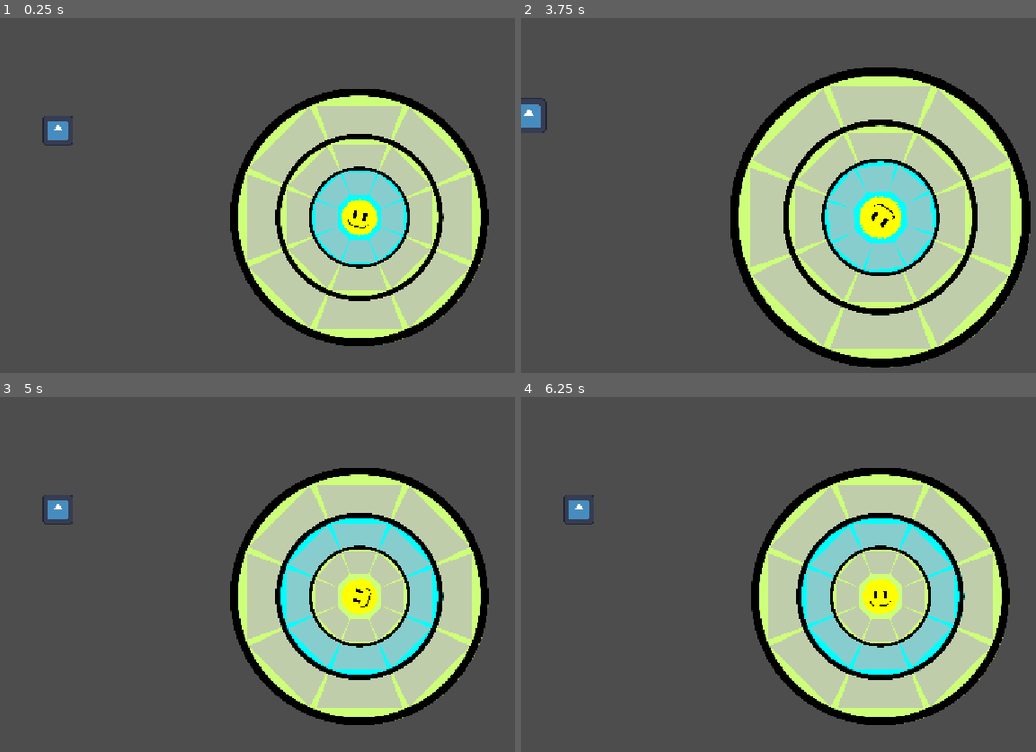
Above: before the commit, frames 1-4 (two rows, left to right).
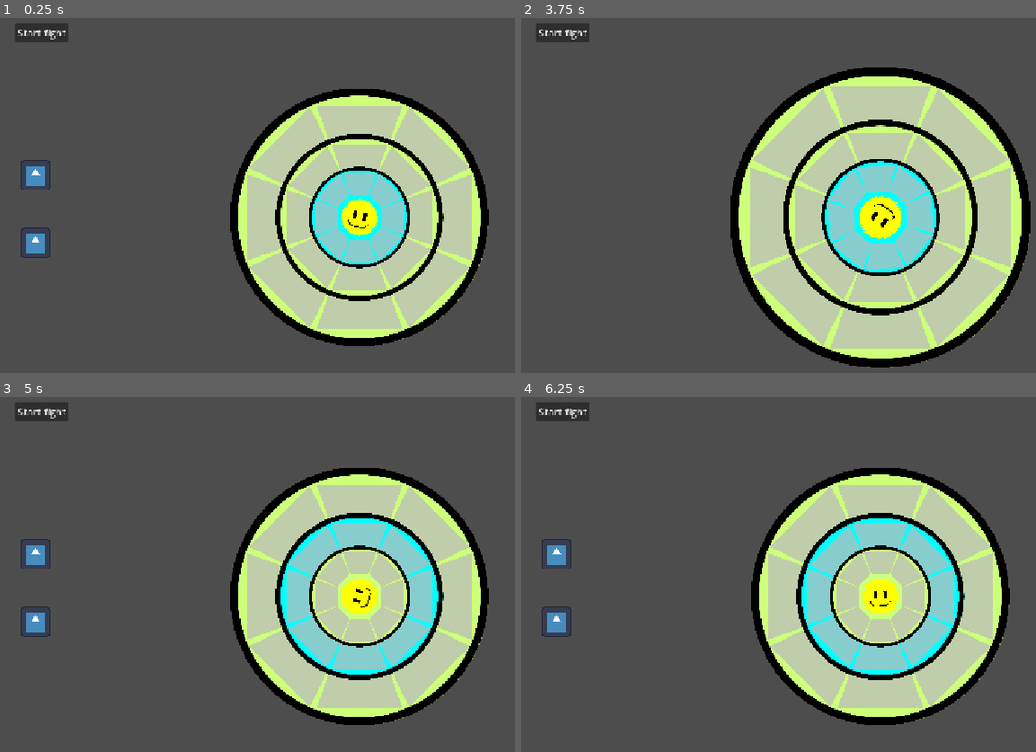
Above: after the commit, the same moments.

Repository: Xrainer101/around-the-bend
Game: Godot game, scene res://scenes/arena.tscn
Same seed, same stepped clock (60 frames per second), same inputs: the game is played once before the commit and once after it. The engine's default icon, where the game draws it, is replaced by a stand-in: a white triangle on a blue panel in a dark square.
Inputs (mouse positions are in pixels of both pictures, inside the frame that each line leads up to):
- Up to frame 1 (0.25 s): no input
- Up to frame 2 (3.75 s): click (562, 32) at 0.5 s, where only the run after the commit has a clickable "Start fight"; click (562, 32) at 1.25 s, where only the run after the commit has a clickable "Start fight"; tap Enter at 2 s; move the mouse to (881, 120) at 2.02 s; press the mouse at (881, 120) at 2.03 s; hold D (rotate_right) 2.03-2.78 s; move the mouse to (948, 149) at 2.77 s; release the mouse at (948, 149) at 2.78 s; hold S (ring_down) 2.78-3.53 s; click (948, 149) at 2.85 s; tap Space at 3.5 s; move the mouse to (979, 216) at 3.52 s; hold D (rotate_right) from 3.53 s (still down); hold Mouse wheel up (zoom_in) from 3.53 s (still down)
- Up to frame 3 (5 s): click (458, 595) at 3.8 s; tap Enter at 4.25 s; move the mouse to (442, 677) at 4.27 s; release D (rotate_right) at 4.28 s; release Mouse wheel up (zoom_in) at 4.28 s; hold W (ring_up) from 4.28 s (still down); tap Mouse wheel down (zoom_out) at 4.35 s; click (442, 677) at 4.55 s
- Up to frame 4 (6.25 s): tap Space at 5 s; move the mouse to (881, 695) at 5.02 s; release W (ring_up) at 5.03 s; press the mouse at (881, 695) at 5.03 s; hold A (rotate_left) from 5.03 s (still down); move the mouse to (809, 666) at 5.77 s; release the mouse at (809, 666) at 5.78 s; click (809, 666) at 5.85 s

The runs differ from the first frame. In frame 1, 1.3% of the frame differs, in the area x 2-15%, y 1-68%; in frame 2, 0.8%; in frame 3, 1.3%; in frame 4, 1.3%.

Commit message:
Development Day 2
- Added attack, health, and hitbox components (moving over their functionalities from the turret script)
- Somewhat implemented projectile spawning in attack component
- Implemented damage methods in health and hitbox components
- Fixed a bug where two turrets could occupy the same slots

Diff:
--- a/project.godot
+++ b/project.godot
@@ -79,7 +79,8 @@
 
 [layer_names]
 
-2d_physics/layer_1="Card"
+2d_physics/layer_1="Turrets"
+2d_physics/layer_2="Enemies"
 
 [physics]
 
--- /dev/null
+++ b/resources/default_turret.tres
@@ -0,0 +1,9 @@
+[gd_resource type="Resource" script_class="TurretStats" format=3 uid="uid://bi3nrh85nrq8j"]
+
+[ext_resource type="Script" uid="uid://c3dxce8g36gg2" path="res://scripts/turrets/turret_stats.gd" id="1_2mcni"]
+
+[resource]
+script = ExtResource("1_2mcni")
+name = "Default"
+health = 5
+fire_rate = -1.0
--- a/resources/walnut.tres
+++ b/resources/walnut.tres
@@ -1,9 +1,9 @@
 [gd_resource type="Resource" script_class="TurretStats" format=3 uid="uid://bg8f7sqnbhx7p"]
 
-[ext_resource type="Script" uid="uid://c3dxce8g36gg2" path="res://scripts/turret_stats.gd" id="1_x1uia"]
+[ext_resource type="Script" uid="uid://c3dxce8g36gg2" path="res://scripts/turrets/turret_stats.gd" id="1_x1uia"]
 
 [resource]
 script = ExtResource("1_x1uia")
-name = "Default"
+name = "Walnut"
 health = 15
 fire_rate = -1.0
--- a/scenes/arena.tscn
+++ b/scenes/arena.tscn
@@ -4,7 +4,9 @@
 [ext_resource type="Script" uid="uid://cs876whl6xkgi" path="res://scripts/spinner_collection.gd" id="1_wl4x5"]
 [ext_resource type="Script" uid="uid://dp36ogg0p62p7" path="res://scripts/camera.gd" id="1_xdvfk"]
 [ext_resource type="PackedScene" uid="uid://cr1qdstlmkdcl" path="res://scenes/happy_face.tscn" id="3_olpmc"]
-[ext_resource type="PackedScene" uid="uid://lxqiwbsdbbup" path="res://scenes/walnut.tscn" id="5_7ft05"]
+[ext_resource type="PackedScene" uid="uid://lxqiwbsdbbup" path="res://scenes/turrets/base_turret.tscn" id="5_7ft05"]
+[ext_resource type="Script" uid="uid://b7dx8uqr00dm6" path="res://scripts/start_fight_button.gd" id="6_4ag8t"]
+[ext_resource type="PackedScene" uid="uid://b1m5bm6plm3bh" path="res://scenes/turrets/base_shooting_turret.tscn" id="6_dpxgc"]
 
 [node name="Arena" type="Node2D" unique_id=837838389]
 
@@ -25,5 +27,23 @@
 
 [node name="HappyFace" parent="." unique_id=1632146014 instance=ExtResource("3_olpmc")]
 
-[node name="Turret" parent="." unique_id=1557782138 instance=ExtResource("5_7ft05")]
-position = Vector2(-322, -93)
+[node name="Turrets" type="Node" parent="." unique_id=2129331831]
+
+[node name="BaseTurret" parent="Turrets" unique_id=1557782138 instance=ExtResource("5_7ft05")]
+position = Vector2(-346, -45)
+
+[node name="BaseShootingTurret" parent="Turrets" unique_id=141753425 instance=ExtResource("6_dpxgc")]
+position = Vector2(-346, 27)
+
+[node name="CanvasLayer" type="CanvasLayer" parent="." unique_id=1539524580]
+
+[node name="StartFightButton" type="Button" parent="CanvasLayer" unique_id=2012852101]
+offset_left = 24.0
+offset_top = 12.0
+offset_right = 110.0
+offset_bottom = 43.0
+text = "Start fight
+"
+script = ExtResource("6_4ag8t")
+
+[connection signal="button_down" from="CanvasLayer/StartFightButton" to="CanvasLayer/StartFightButton" method="_on_button_down"]
--- /dev/null
+++ b/scenes/components/attack_component.tscn
@@ -0,0 +1,6 @@
+[gd_scene format=3 uid="uid://7you2br3h6sl"]
+
+[ext_resource type="Script" uid="uid://sbcqyy6tdckg" path="res://scripts/components/attack_component.gd" id="1_svtj4"]
+
+[node name="AttackComponent" type="Node2D" unique_id=740832603]
+script = ExtResource("1_svtj4")
--- /dev/null
+++ b/scenes/components/health_component.tscn
@@ -0,0 +1,6 @@
+[gd_scene format=3 uid="uid://bonfeboeyasmh"]
+
+[ext_resource type="Script" uid="uid://ld5heqytp3mr" path="res://scripts/components/health_component.gd" id="1_a1tyf"]
+
+[node name="HealthComponent" type="Node2D" unique_id=1781517748]
+script = ExtResource("1_a1tyf")
--- /dev/null
+++ b/scenes/components/hit_box_component.tscn
@@ -0,0 +1,6 @@
+[gd_scene format=3 uid="uid://b4i32yobvv2tf"]
+
+[ext_resource type="Script" uid="uid://dxn52wukwrjc" path="res://scripts/components/hit_box_component.gd" id="1_ofe5w"]
+
+[node name="HitBoxComponent" type="Area2D" unique_id=1149855668]
+script = ExtResource("1_ofe5w")
--- /dev/null
+++ b/scenes/projectiles/base_projectile.tscn
@@ -0,0 +1,26 @@
+[gd_scene format=3 uid="uid://drnqc6mrcoxsl"]
+
+[ext_resource type="Script" uid="uid://fou21wsytb2r" path="res://scripts/projectiles/projectile.gd" id="1_kg56o"]
+[ext_resource type="Texture2D" uid="uid://cj2elhhss0ti1" path="res://icon.svg" id="2_msk2k"]
+
+[sub_resource type="RectangleShape2D" id="RectangleShape2D_ab64n"]
+size = Vector2(128, 128)
+
+[node name="BaseProjectile" type="Area2D" unique_id=1527939328]
+z_index = 5
+script = ExtResource("1_kg56o")
+
+[node name="LifeTimer" type="Timer" parent="." unique_id=658389198]
+wait_time = 2.0
+one_shot = true
+
+[node name="HitSound" type="AudioStreamPlayer2D" parent="." unique_id=1759267394]
+
+[node name="Sprite2D" type="Sprite2D" parent="." unique_id=1852683171]
+texture = ExtResource("2_msk2k")
+
+[node name="CollisionShape2D" type="CollisionShape2D" parent="." unique_id=997901146]
+shape = SubResource("RectangleShape2D_ab64n")
+debug_color = Color(0.9999997, 0.011760003, 0.052573964, 0.41960785)
+
+[connection signal="timeout" from="LifeTimer" to="." method="_on_timer_timeout"]
--- /dev/null
+++ b/scenes/projectiles/lemon.tscn
@@ -0,0 +1,5 @@
+[gd_scene format=3 uid="uid://ptsevwv81iob"]
+
+[ext_resource type="PackedScene" uid="uid://drnqc6mrcoxsl" path="res://scenes/projectiles/base_projectile.tscn" id="1_h8q4h"]
+
+[node name="Lemon" unique_id=245474033 instance=ExtResource("1_h8q4h")]
--- a/scenes/slot.tscn
+++ b/scenes/slot.tscn
@@ -1,6 +1,6 @@
 [gd_scene format=3 uid="uid://f7l4s1cbirl6"]
 
-[ext_resource type="Script" uid="uid://4k8lveat1q7d" path="res://scripts/turret_slot.gd" id="1_4v6ba"]
+[ext_resource type="Script" uid="uid://4k8lveat1q7d" path="res://scripts/turrets/turret_slot.gd" id="1_4v6ba"]
 
 [sub_resource type="RectangleShape2D" id="RectangleShape2D_0th0j"]
 size = Vector2(26, 12)
--- /dev/null
+++ b/scenes/turrets/base_shooting_turret.tscn
@@ -0,0 +1,16 @@
+[gd_scene format=3 uid="uid://b1m5bm6plm3bh"]
+
+[ext_resource type="PackedScene" uid="uid://lxqiwbsdbbup" path="res://scenes/turrets/base_turret.tscn" id="1_6wlap"]
+[ext_resource type="PackedScene" uid="uid://7you2br3h6sl" path="res://scenes/components/attack_component.tscn" id="2_00weg"]
+[ext_resource type="PackedScene" uid="uid://drnqc6mrcoxsl" path="res://scenes/projectiles/base_projectile.tscn" id="3_30thi"]
+[ext_resource type="AudioStream" uid="uid://c5xk5gq4mlo3e" path="res://assets/SFX/eaglaxle-gun-shot-1-530788.mp3" id="4_3xa24"]
+
+[node name="BaseShootingTurret" unique_id=1557782138 instance=ExtResource("1_6wlap")]
+
+[node name="AttackComponent" parent="." index="4" unique_id=740832603 node_paths=PackedStringArray("attack_sound") instance=ExtResource("2_00weg")]
+position = Vector2(0, -16)
+projectile = ExtResource("3_30thi")
+attack_sound = NodePath("AttackSound")
+
+[node name="AttackSound" type="AudioStreamPlayer2D" parent="AttackComponent" index="0" unique_id=1829721843]
+stream = ExtResource("4_3xa24")
--- /dev/null
+++ b/scenes/turrets/base_turret.tscn
@@ -0,0 +1,40 @@
+[gd_scene format=3 uid="uid://lxqiwbsdbbup"]
+
+[ext_resource type="Script" uid="uid://bjkpu7oc0u7uw" path="res://scripts/turrets/turret.gd" id="1_qycv3"]
+[ext_resource type="Resource" uid="uid://bi3nrh85nrq8j" path="res://resources/default_turret.tres" id="2_yhsrh"]
+[ext_resource type="PackedScene" uid="uid://bonfeboeyasmh" path="res://scenes/components/health_component.tscn" id="3_p6egl"]
+[ext_resource type="PackedScene" uid="uid://b4i32yobvv2tf" path="res://scenes/components/hit_box_component.tscn" id="4_jm4rk"]
+[ext_resource type="Texture2D" uid="uid://cj2elhhss0ti1" path="res://icon.svg" id="5_goawf"]
+
+[sub_resource type="CircleShape2D" id="CircleShape2D_ab64n"]
+radius = 15.033297
+
+[sub_resource type="CircleShape2D" id="CircleShape2D_0th0j"]
+radius = 12.0
+
+[node name="BaseTurret" type="Node2D" unique_id=1557782138 node_paths=PackedStringArray("health_component") groups=["Turrets"]]
+z_index = 5
+script = ExtResource("1_qycv3")
+stats = ExtResource("2_yhsrh")
+health_component = NodePath("HealthComponent")
+
+[node name="Sprite2D" type="Sprite2D" parent="." unique_id=1015639596]
+scale = Vector2(0.25, 0.25)
+texture = ExtResource("5_goawf")
+
+[node name="Area2D" type="Area2D" parent="." unique_id=1008692785 groups=["Turrets"]]
+
+[node name="CollisionShape2D" type="CollisionShape2D" parent="Area2D" unique_id=1023658285]
+shape = SubResource("CircleShape2D_ab64n")
+
+[node name="HealthComponent" parent="." unique_id=1781517748 instance=ExtResource("3_p6egl")]
+
+[node name="HitBoxComponent" parent="." unique_id=1149855668 node_paths=PackedStringArray("health_component") instance=ExtResource("4_jm4rk")]
+health_component = NodePath("../HealthComponent")
+
+[node name="CollisionShape2D" type="CollisionShape2D" parent="HitBoxComponent" unique_id=26869628]
+shape = SubResource("CircleShape2D_0th0j")
+debug_color = Color(0.64129055, 0.5246466, 3.85046e-07, 0.41960785)
+
+[connection signal="mouse_entered" from="Area2D" to="." method="_on_area_2d_mouse_entered"]
+[connection signal="mouse_exited" from="Area2D" to="." method="_on_area_2d_mouse_exited"]
--- /dev/null
+++ b/scenes/turrets/walnut.tscn
@@ -0,0 +1,7 @@
+[gd_scene format=3 uid="uid://bbm68ir2pnmbu"]
+
+[ext_resource type="PackedScene" uid="uid://lxqiwbsdbbup" path="res://scenes/turrets/base_turret.tscn" id="1_2lqy2"]
+[ext_resource type="Resource" uid="uid://bg8f7sqnbhx7p" path="res://resources/walnut.tres" id="2_552b8"]
+
+[node name="Walnut" unique_id=1557782138 instance=ExtResource("1_2lqy2")]
+stats = ExtResource("2_552b8")
--- a/scenes/walnut.tscn
+++ /dev/null
@@ -1,27 +0,0 @@
-[gd_scene format=3 uid="uid://lxqiwbsdbbup"]
-
-[ext_resource type="Script" uid="uid://bjkpu7oc0u7uw" path="res://scripts/turret.gd" id="1_x3mc5"]
-[ext_resource type="Resource" uid="uid://bg8f7sqnbhx7p" path="res://resources/walnut.tres" id="2_485p4"]
-[ext_resource type="Texture2D" uid="uid://cj2elhhss0ti1" path="res://icon.svg" id="2_el7wl"]
-
-[sub_resource type="CircleShape2D" id="CircleShape2D_ab64n"]
-radius = 15.033297
-
-[node name="walnut" type="Node2D" unique_id=1557782138 groups=["Turrets"]]
-z_index = 5
-script = ExtResource("1_x3mc5")
-stats = ExtResource("2_485p4")
-
-[node name="ShootSound" type="AudioStreamPlayer2D" parent="." unique_id=1203767323]
-
-[node name="Sprite2D" type="Sprite2D" parent="." unique_id=1707229720]
-scale = Vector2(0.25, 0.25)
-texture = ExtResource("2_el7wl")
-
-[node name="Area2D" type="Area2D" parent="." unique_id=1008692785 groups=["Turrets"]]
-
-[node name="CollisionShape2D" type="CollisionShape2D" parent="Area2D" unique_id=1023658285]
-shape = SubResource("CircleShape2D_ab64n")
-
-[connection signal="mouse_entered" from="Area2D" to="." method="_on_area_2d_mouse_entered"]
-[connection signal="mouse_exited" from="Area2D" to="." method="_on_area_2d_mouse_exited"]
--- a/scripts/camera.gd
+++ b/scripts/camera.gd
@@ -13,12 +13,15 @@
 func _process(delta: float) -> void:
 	pass
 
+
 func _unhandled_input(event: InputEvent) -> void:
+	# Zoom in with scrolling
 	if event.is_action_pressed("zoom_in"):
 		zoom = Vector2(
 			clamp(zoom.x + zoom_speed, min_zoom, max_zoom),
 			clamp(zoom.y + zoom_speed, min_zoom, max_zoom)
 		)
+	# Zoom out with scrolling
 	elif event.is_action_pressed("zoom_out"):
 		zoom = Vector2(
 			clamp(zoom.x - zoom_speed, min_zoom, max_zoom),
--- /dev/null
+++ b/scripts/components/attack_component.gd
@@ -0,0 +1,73 @@
+class_name AttackComponent extends Node2D
+
+## What the attack is
+@export var projectile : PackedScene
+## How often the attack happens in seconds
+@export var fire_rate : float = 1
+## How many projectiles to shoot in one shot
+@export var multi_shot : int = 1
+## Spread of multishot projectiles
+@export var proj_spread_angle : float = 5
+## How many projectiles to burst fire (Example: Repeater burst fires 2 peas)
+@export var burst_fire_rate : int = 1
+## Sound that plays on every attack
+@export var attack_sound : AudioStreamPlayer2D
+## Size of projectile pool
+@export var pool_size : int = 10
+var fire_timer : float = 0
+
+
+var bullet_pool : Array[Projectile] = []
+
+# Called when the node enters the scene tree for the first time.
+func _ready() -> void:
+	for i in pool_size:
+		var p : Projectile = projectile.instantiate()
+		bullet_pool.append(p)
+		p.reset_projectile()
+
+# Called every frame. 'delta' is the elapsed time since the previous frame.
+func _process(delta: float) -> void:
+	if GameManager.game_state == GameManager.GameState.FIGHT:
+		if(fire_timer >= fire_rate):
+			# print("Timer ran out")
+			fire_timer = 0
+			fire()
+		fire_timer += delta
+
+func fire():
+	# print("Fire!")
+	if attack_sound:
+		attack_sound.play()
+	spawn_bullet()
+	for i in burst_fire_rate:
+		pass
+	pass
+
+func spawn_bullet():
+	var proj : Projectile = pull_from_pool()
+	proj.global_position = global_position
+	print(proj.global_position)
+	print(global_position)
+
+func add_to_pool(proj : Projectile):
+	# print("Adding")
+	bullet_pool.append(projectile)
+	proj.set_process(false)
+	proj.set_physics_process(false)
+	proj.hide()
+
+func pull_from_pool() -> Projectile:
+	var proj : Projectile
+	if bullet_pool.is_empty():
+		print("Instantiating")
+		proj = projectile.instantiate()
+		proj.attack_component = self
+	else:
+		print("Pulling")
+		proj = bullet_pool[0]
+		bullet_pool.remove_at(0)
+	proj.set_process(true)
+	proj.set_physics_process(true)
+	proj.show()
+	return proj
--- /dev/null
+++ b/scripts/components/health_component.gd
@@ -0,0 +1,28 @@
+class_name HealthComponent extends Node2D
+
+@export var max_health : int
+@export var deathsplosion : PackedScene
+@export var damage_sound : AudioStreamPlayer2D
+
+var health : int
+
+# Called when the node enters the scene tree for the first time.
+func _ready() -> void:
+	health = max_health
+	pass # Replace with function body.
+
+
+# Called every frame. 'delta' is the elapsed time since the previous frame.
+func _process(delta: float) -> void:
+	pass
+
+func damage(projectile : Projectile):
+	health -= projectile.damage
+
+	if damage_sound:
+		damage_sound.play()
+
+	if health <= 0:
+		if deathsplosion:
+			deathsplosion.instantiate()
+		get_parent().queue_free()
--- /dev/null
+++ b/scripts/components/hit_box_component.gd
@@ -0,0 +1,16 @@
+class_name HitBoxComponent extends Area2D
+
+@export var health_component : HealthComponent
+
+# Called when the node enters the scene tree for the first time.
+func _ready() -> void:
+	pass # Replace with function body.
+
+
+# Called every frame. 'delta' is the elapsed time since the previous frame.
+func _process(delta: float) -> void:
+	pass
+
+func damage(projectile : Projectile):
+	if health_component:
+		health_component.damage(projectile)
--- /dev/null
+++ b/scripts/projectiles/projectile.gd
@@ -0,0 +1,31 @@
+class_name Projectile extends Area2D
+
+@export var damage : int = 5
+@export var speed : float = 25
+@export var pierce : int = 0
+@export var life_time : float = 2
+@export var explosion : PackedScene
+
+@onready var timer: Timer = $LifeTimer
+@onready var hit_sound: AudioStreamPlayer2D = $HitSound
+
+var attack_component : AttackComponent
+var time_active : float = 0
+
+# Called when the node enters the scene tree for the first time.
+func _ready() -> void:
+	timer.wait_time = life_time
+	pass # Replace with function body.
+
+
+# Called every frame. 'delta' is the elapsed time since the previous frame.
+func _process(delta: float) -> void:
+	move_local_y(-1 * speed * delta)
+	pass
+
+func reset_projectile():
+	visible = false
+	set_process(false)
+
+func _on_timer_timeout() -> void:
+	attack_component.add_to_pool(self)
--- /dev/null
+++ b/scripts/start_fight_button.gd
@@ -0,0 +1,15 @@
+extends Button
+
+
+# Called when the node enters the scene tree for the first time.
+func _ready() -> void:
+	pass # Replace with function body.
+
+
+# Called every frame. 'delta' is the elapsed time since the previous frame.
+func _process(delta: float) -> void:
+	pass
+
+func _on_button_down() -> void:
+	print("Fight!")
+	GameManager.game_state = GameManager.GameState.FIGHT
--- a/scripts/turret.gd
+++ b/scripts/turrets/turret.gd
@@ -1,23 +1,26 @@
 class_name Turret extends Node2D
 
 @export var stats : TurretStats
+@export var health_component : HealthComponent
 # @export var projectile : Projectile
+
 @onready var sprite: Sprite2D = $Sprite2D
 
-var health: int
-var damage: int
-var fire_rate: float
+# var health: int
+# var damage: int
+# var fire_rate: float
 
 var original_pos: Vector2
-var fire_timer: float = 0
+# var fire_timer: float = 0
 var is_grabbed: bool = false
 var hovering: bool = false
+var self_curr_slot: TurretSlot
 
 # Called when the node enters the scene tree for the first time.
 func _ready() -> void:
-	health = stats.health
-	damage = stats.damage
-	fire_rate = stats.fire_rate
+	# health = stats.health
+	# damage = stats.damage
+	# fire_rate = stats.fire_rate
 	original_pos = position
 	pass # Replace with function body.
 
@@ -29,14 +32,6 @@
 			if is_grabbed:
 				var mouse_pos = get_global_mouse_position()
 				global_position = mouse_pos
-		GameManager.GameState.FIGHT:
-			if(fire_rate >= 0 and fire_timer <= 0):
-				fire_timer = fire_rate
-				fire()
-			fire_timer -= delta
-			# Should move all attack handling into a separate AttackComponent that can be used for both turrets and enemies
-		_:
-			print("Uh oh")
 
 func _input(event: InputEvent) -> void:
 	if hovering:
@@ -48,12 +43,16 @@
 			is_grabbed = false
 			TurretDragHandler.turret_dragged = null
 			if(TurretDragHandler.curr_slot):
+				if self_curr_slot:
+					self_curr_slot.unplace()
 				TurretDragHandler.curr_slot.place(self)
 			else:
-				position = original_pos
+				if self_curr_slot:
+					self_curr_slot.place(self)
+				else:
+					position = original_pos
 
-func fire():
-	pass
+
 
 func _on_area_2d_mouse_entered() -> void:
 	hovering = true
--- a/scripts/turret_drag_handler.gd
+++ b/scripts/turrets/turret_drag_handler.gd
@@ -4,7 +4,6 @@
 
 var turret_dragged : Turret
 var curr_slot : TurretSlot
-var mouse_pos : Vector2
 
 # Called when the node enters the scene tree for the first time.
 func _ready() -> void:
@@ -15,9 +14,10 @@
 func _process(delta: float) -> void:
 	pass
 
+# Set the slot the turret is being dragged over
 func set_slot(slot : TurretSlot):
 	if(curr_slot):
 		curr_slot.polygon.color = Color(0.735, 0.735, 0.735, 0.733)
-		curr_slot.area.monitoring = true
+		curr_slot.collision_shape.disabled = false
 	curr_slot = slot
 	curr_slot.polygon.color = Color(0.681, 0.486, 0.894, 0.796)
--- a/scripts/turret_slot.gd
+++ b/scripts/turrets/turret_slot.gd
@@ -4,11 +4,12 @@
 
 @onready var polygon: Polygon2D = $Polygon2D
 @onready var area: Area2D = $Area2D
+@onready var collision_shape: CollisionShape2D = $Area2D/CollisionShape2D
 
 # Called when the node enters the scene tree for the first time.
 func _ready() -> void:
 	polygon.color = Color(0.735, 0.735, 0.735, 0.733)
-	area.monitorable = true
+	collision_shape.disabled = false
 	pass # Replace with function body.
 
 
@@ -16,14 +17,31 @@
 func _process(delta: float) -> void:
 	pass
 
+# Put turret into this slot
 func place(turret: Turret):
+	print(get_parent().get_parent().scale)
+	# Put turret into slot position
 	turret.reparent(self)
-	print(get_parent().get_parent().scale)
 	turret.position = area.position
+	turret.rotation = 0
+
+	# Set new parameters for turret
 	turret.original_pos = turret.position
-	turret.rotation = 0
-	area.monitorable = false
+	turret.self_curr_slot = self
+
+	# Make this slot not the current slot
+	if TurretDragHandler.curr_slot == self:
+			TurretDragHandler.curr_slot = null
+	# Disable collision so it cannot be used while occupied
+	collision_shape.disabled = true
+
+	# Set color to "placed" color
 	polygon.color = Color(0.463, 0.58, 0.894, 0.796)
+
+func unplace():
+	collision_shape.disabled = false
+	polygon.color = Color(0.735, 0.735, 0.735, 0.733)
+	current_turret = null
 
 func _on_area_2d_area_exited(area: Area2D) -> void:
 	# polygon.color = Color(0.735, 0.735, 0.735, 0.733)
@@ -31,6 +49,7 @@
 
 func _on_area_2d_mouse_entered() -> void:
 	if TurretDragHandler.turret_dragged:
+		print("Mouse entered")
 		TurretDragHandler.set_slot(self)
 	pass
 
Not shown, added: assets/SFX/eaglaxle-gun-shot-1-530788.mp3.import
Not shown, added: scripts/components/attack_component.gd.uid
Not shown, added: scripts/components/health_component.gd.uid
Not shown, added: scripts/components/hit_box_component.gd.uid
Not shown, added: scripts/projectiles/projectile.gd.uid
Not shown, added: scripts/start_fight_button.gd.uid
Renamed: scripts/turret.gd.uid -> scripts/turrets/turret.gd.uid
Renamed: scripts/turret_drag_handler.gd.uid -> scripts/turrets/turret_drag_handler.gd.uid
Renamed: scripts/turret_slot.gd.uid -> scripts/turrets/turret_slot.gd.uid
Renamed: scripts/turret_stats.gd -> scripts/turrets/turret_stats.gd
Renamed: scripts/turret_stats.gd.uid -> scripts/turrets/turret_stats.gd.uid
Not shown, added: assets/SFX/eaglaxle-gun-shot-1-530788.mp3
